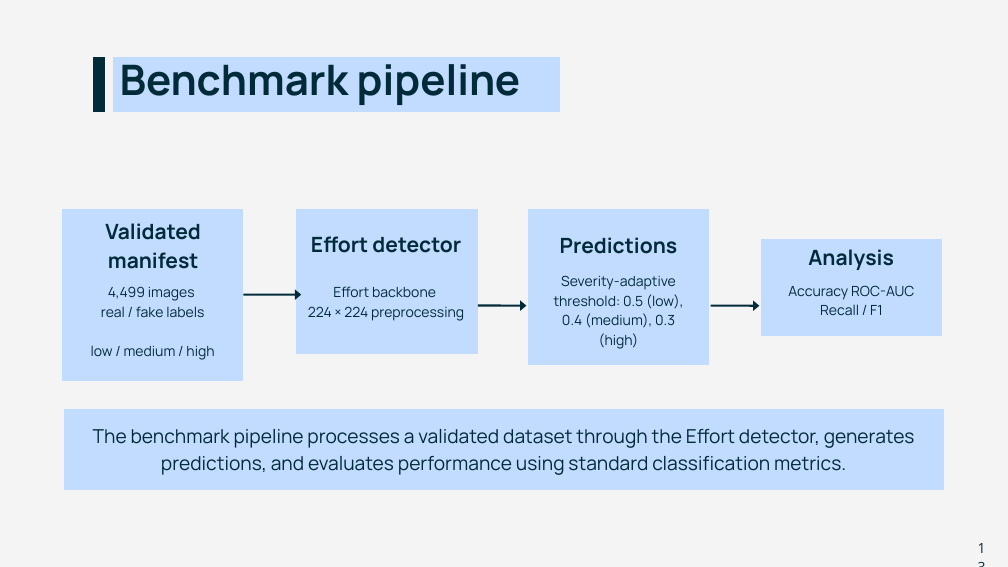
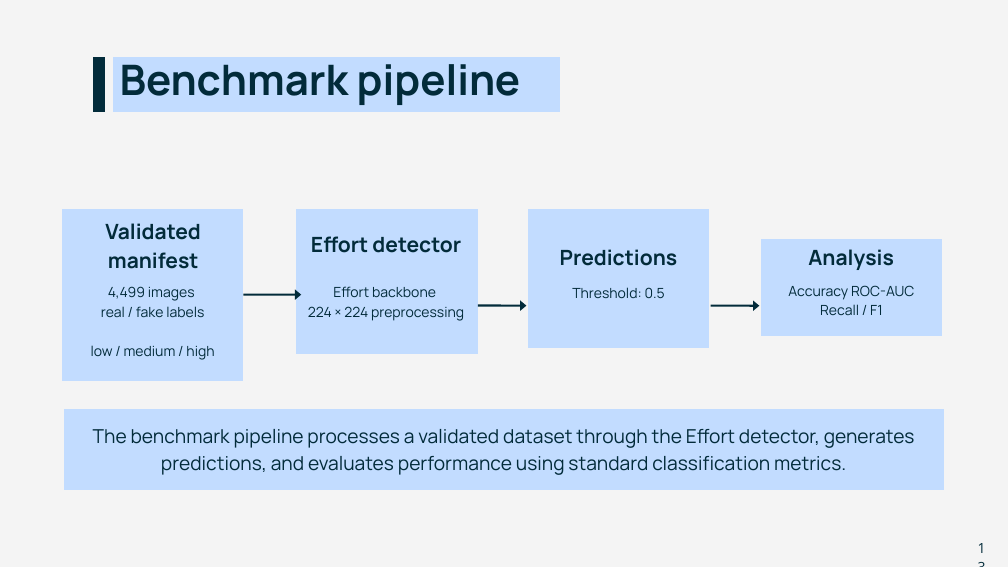
Before and after one commit to AeOrigami/ComputerVisionProject, a slide deck: slide 18 of SensiFake.pptx. Drawn at 1008x567 pixels with LibreOffice and Linux fonts; fonts in the diff are those of the drawing. Boxes give left, top, right and bottom in pixels: in the first picture for what was removed or moved away, otherwise in the second. Text is boxed around its words. In the diff, an @@ line names an element or a change of style, - is before the commit and + after.

```diff
--- a/SensiFake.pptx
+++ b/SensiFake.pptx
@@ freeform shape: place and size @@
-freeform shape at [528,209,709,365]
+freeform shape at [528,209,709,348]
@@ text "Predictions": place and size @@
-text "Predictions" at [560,237,678,254]
+text "Predictions" at [560,249,678,266]
@@ text at [572,287,665,298]: text changed @@
-Severity-adaptive threshold: 0.5 (low), 0.4 (medium), 0.3 (high)
+Threshold: 0.5
```
Also in this commit, not shown: 2 other slides changed, 2 slides added, 1 slide removed.
